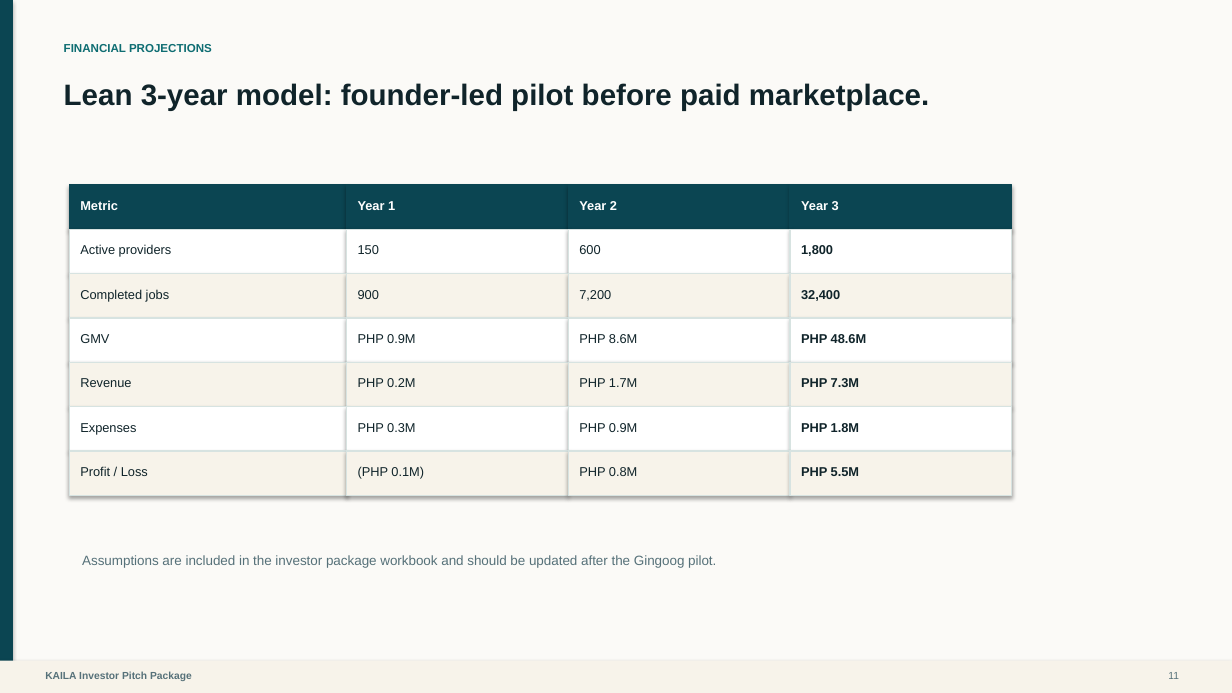
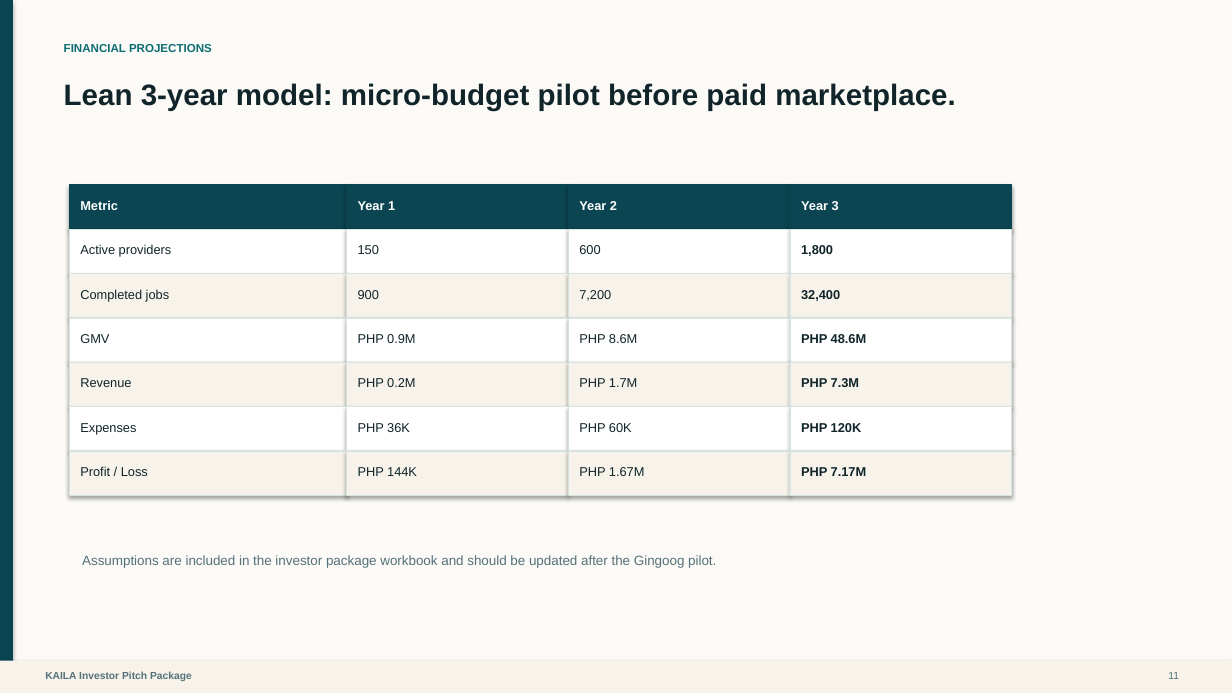
Before and after one commit to jmaeacido/kaila, a slide deck: slide 11 of KAILA_Founder_Grade_Package/KAILA Founder Presentation/presentation/KAILA_Investor_Pitch_Deck.pptx. Drawn at 1232x693 pixels with LibreOffice and Linux fonts; fonts in the diff are those of the drawing. Boxes give left, top, right and bottom in pixels: in the first picture for what was removed or moved away, otherwise in the second. Text is boxed around its words. In the diff, an @@ line names an element or a change of style, - is before the commit and + after.

Commit message:
feat: Update investor pitch deck and financial model with revised funding scenarios and projections

```diff
--- a/KAILA_Founder_Grade_Package/KAILA Founder Presentation/presentation/KAILA_Investor_Pitch_Deck.pptx
+++ b/KAILA_Founder_Grade_Package/KAILA Founder Presentation/presentation/KAILA_Investor_Pitch_Deck.pptx
@@ text at (64, 83, 955, 111): text changed @@
-Lean 3-year model: founder-led pilot before paid marketplace.
+Lean 3-year model: micro-budget pilot before paid marketplace.
@@ text at (358, 423, 410, 432): text changed @@
-PHP 0.3M
+PHP 36K
@@ text at (579, 423, 632, 432): text changed @@
-PHP 0.9M
+PHP 60K
@@ text at (801, 423, 862, 432): text changed @@
-PHP 1.8M
+PHP 120K
@@ text at (358, 467, 417, 476): text changed @@
-(PHP 0.1M)
+PHP 144K
@@ text at (579, 467, 645, 476): text changed @@
-PHP 0.8M
+PHP 1.67M
@@ text at (801, 467, 867, 476): text changed @@
-PHP 5.5M
+PHP 7.17M
```
Also in this commit, not shown: 1 other slide changed, 5 other files.
